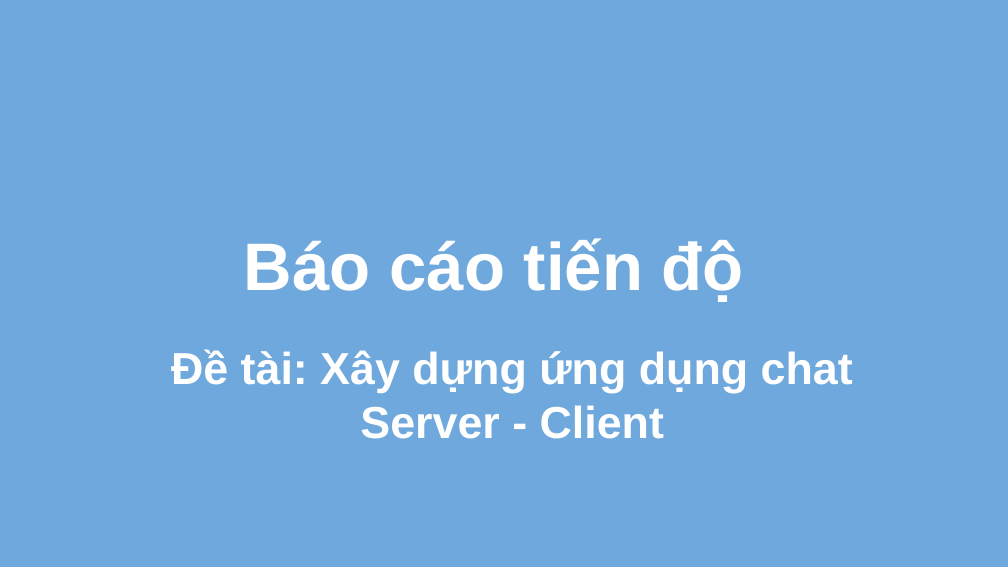
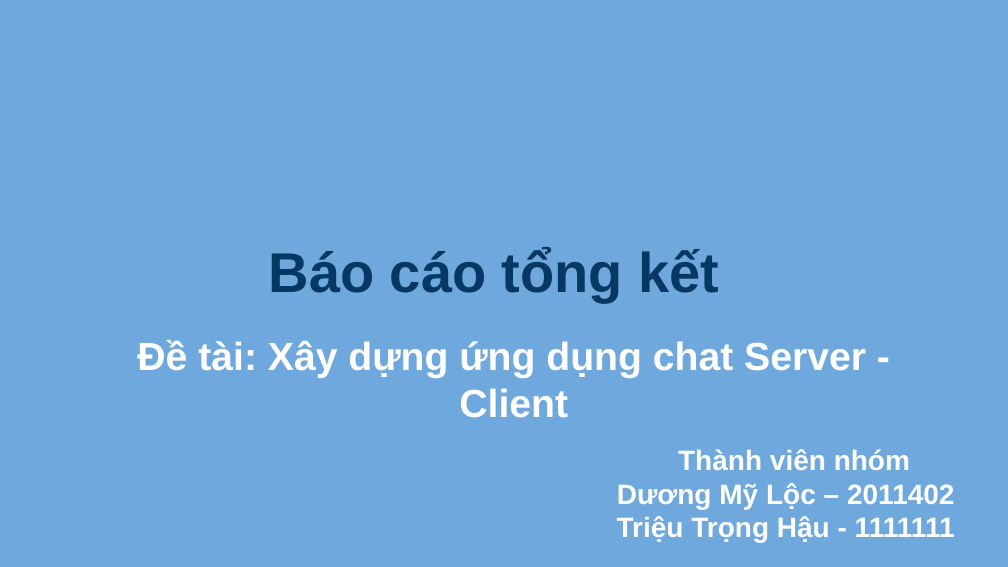
Before and after one commit to HauXun/.Net-Chat-App, a slide deck: slide 1 of Báo cáo.pptx. Drawn at 1008x567 pixels with LibreOffice and Linux fonts; fonts in the diff are those of the drawing; background and template pictures are left out. Boxes give left, top, right and bottom in pixels: in the first picture for what was removed or moved away, otherwise in the second. Text is boxed around its words. In the diff, an @@ line names an element or a change of style, - is before the commit and + after.

```diff
--- a/Báo cáo.pptx
+++ b/Báo cáo.pptx
@@ title at [269,248,720,302]: text changed; size 48 to 40 pt; text colour #FFFFFF to #073763 @@
-Báo cáo tiến độ
+Báo cáo tổng kết
@@ text "Đề tài: Xây dựng ứng ...": place and size @@
-text "Đề tài: Xây dựng ứng ..." at [171,349,853,439]
+text "Đề tài: Xây dựng ứng ..." at [137,340,866,418]
@@ text "Đề tài: Xây dựng ứng ..." at [137,340,866,418]: size 32 to 28 pt @@
@@ text added at [617,449,955,542], 20 pt, text #FFFFFF, bold @@
+Thành viên nhóm
+Dương Mỹ Lộc – 2011402
+Triệu Trọng Hậu - 1111111
```
Also in this commit, not shown: 1 slide removed, 12 other files.
